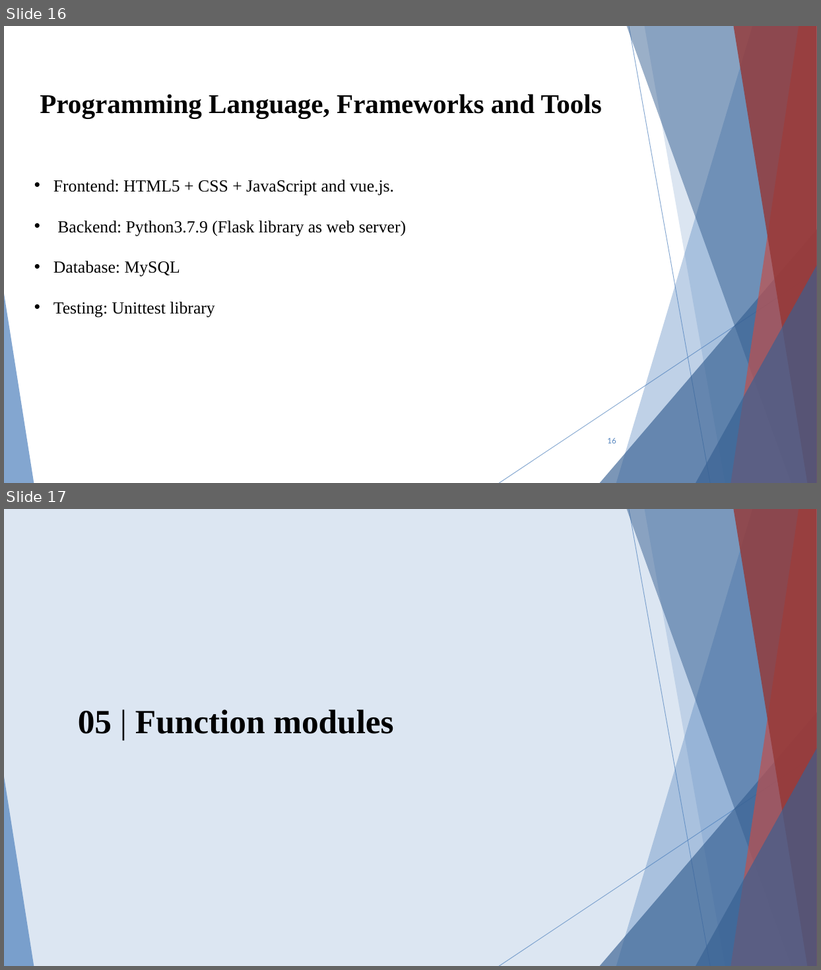
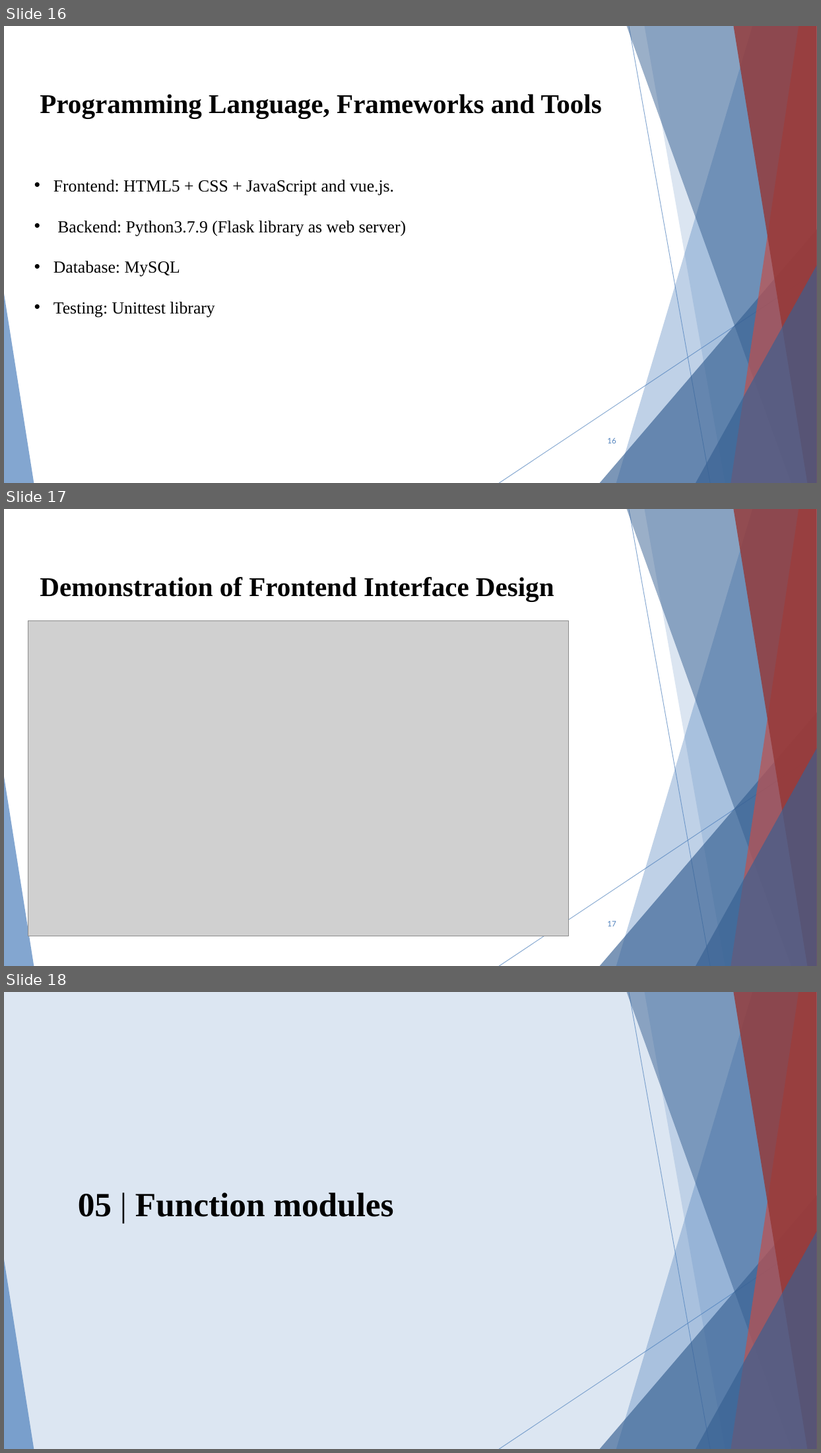
Before and after one commit to NatsumeRyuhane/CS252-GroupProj, a slide deck: documentation/presentation 1/proposal_pre.pptx. Shown one above the other, each under a label of ours: slides 16 and 17 before the commit, slides 16, 17 and 18 after it. The pictures are 821x970 and 821x1453 pixels, drawn with LibreOffice and Linux fonts; fonts in the diff are those of the drawing; grey boxes stand for pictures. Boxes give left, top, right and bottom in pixels: in the first picture for what was removed or moved away, otherwise in the second. Text is boxed around its words. In the diff, an @@ line names an element or a change of style, - is before the commit and + after.

Commit message:
[docs] append frontend demo screenshot to pre1 ppt p.17

```diff
--- a/documentation/presentation 1/proposal_pre.pptx
+++ b/documentation/presentation 1/proposal_pre.pptx
@@ slide 17 added at bbox=[4, 509, 817, 966], background #FFFFFF; not listed: 10 template elements that a slide beside it also shows @@
@@ text added at bbox=[40, 577, 554, 601], 32 pt, text #000000, bold @@
+Demonstration of Frontend Interface Design
@@ picture added at bbox=[28, 621, 569, 937] @@
@@ page number added at bbox=[607, 921, 616, 927], 9 pt, text #4F81BD @@
+17
@@ what was slide 17 is now slide 18 @@
```
